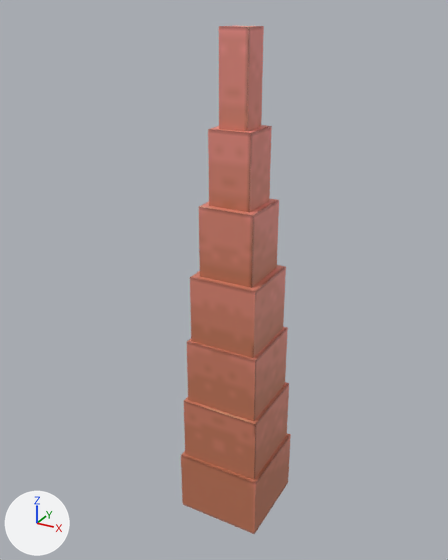
What one commit did to the FBX model Assets/Features/Entities/Characters/Tentacle/Tentacle.fbx.
Before and after are seen from a 50 mm lens placed at (1.16, -2.24, 2.31), pointed at (-0.05, -0.04, 1.21). The axes (+X, +Y, +Z) are drawn at lower left. The lights are the same throughout. The older version comes first. Where no turn or scale is listed for an object, it has been applied to the vertices.

Objects in the first picture: 'segment2_1', 'segment3_1', 'segment4_1', 'segment5_1', 'segment6_1', 'segment7_1', 'segment_1'.
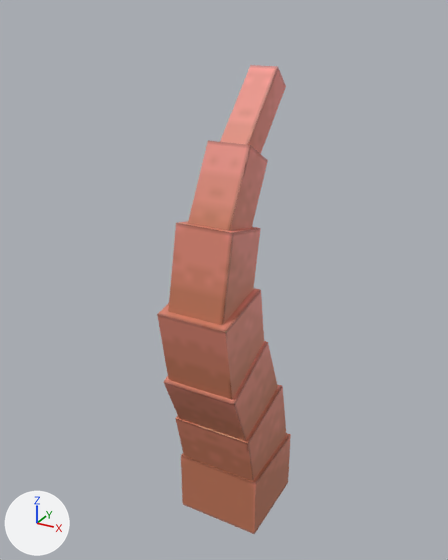
Not drawn themselves, but carrying or shaping drawn objects: ob_segment3, ob_segment7, ob_segment2, ob_segment5, ob_segment4, ob_segment6.

Where the change shows, as pixel boxes (x1, y1, x2, y2) in the pictures (448 x 560 px):
'segment4_1', turned
    before: (190, 265, 286, 363)
    after: (157, 288, 264, 404)
'segment5_1', turned
    before: (199, 198, 279, 294)
    after: (168, 221, 261, 325)
'segment3_1', turned
    before: (187, 327, 288, 427)
    after: (164, 331, 278, 445)
'segment6_1', turned
    before: (208, 125, 272, 218)
    after: (188, 141, 268, 236)
'segment7_1', turned
    before: (219, 26, 264, 137)
    after: (220, 65, 286, 154)
'segment2_1', turned
    before: (184, 382, 289, 483)
    after: (175, 384, 286, 483)

What the commit changed:
Object 'segment7' (ob_segment7) turns from (0, 0, 0) to (-15, 0, 0) degrees about x, y and z.
Object 'segment6' (ob_segment6) turns from (0, 0, 0) to (-16, 0, 0) degrees about x, y and z.
Object 'segment4' (ob_segment4) turns from (0, 0, 0) to (-13, 0, 0) degrees about x, y and z.
Object 'segment5' (ob_segment5) turns from (0, 0, 0) to (-23, 0, 0) degrees about x, y and z.
Object 'segment3' (ob_segment3) turns from (0, 0, 0) to (10, 0, 0) degrees about x, y and z.
Object 'segment2' (ob_segment2) turns from (0, 0, 0) to (13, 0, 0) degrees about x, y and z.
